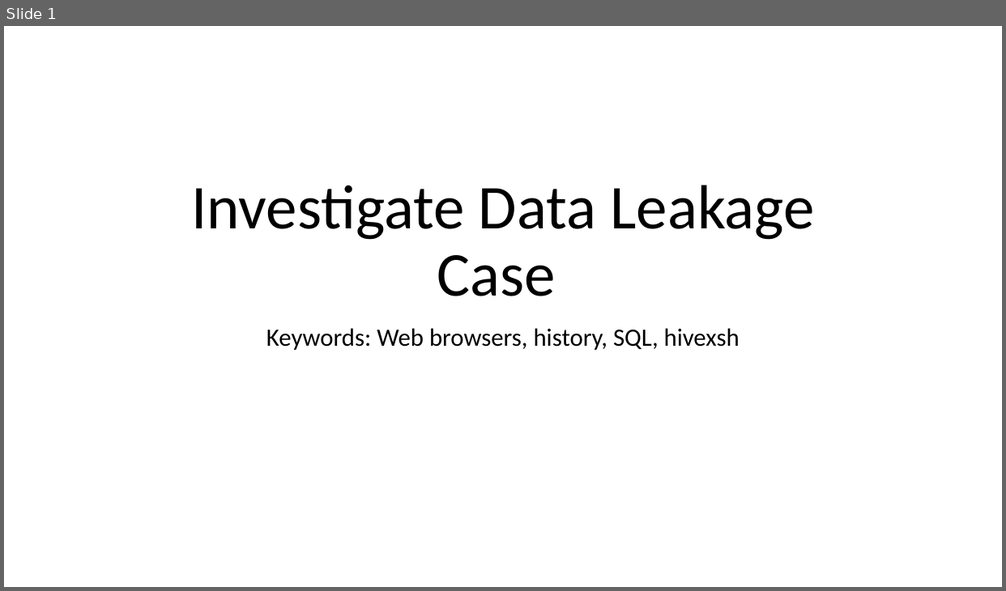
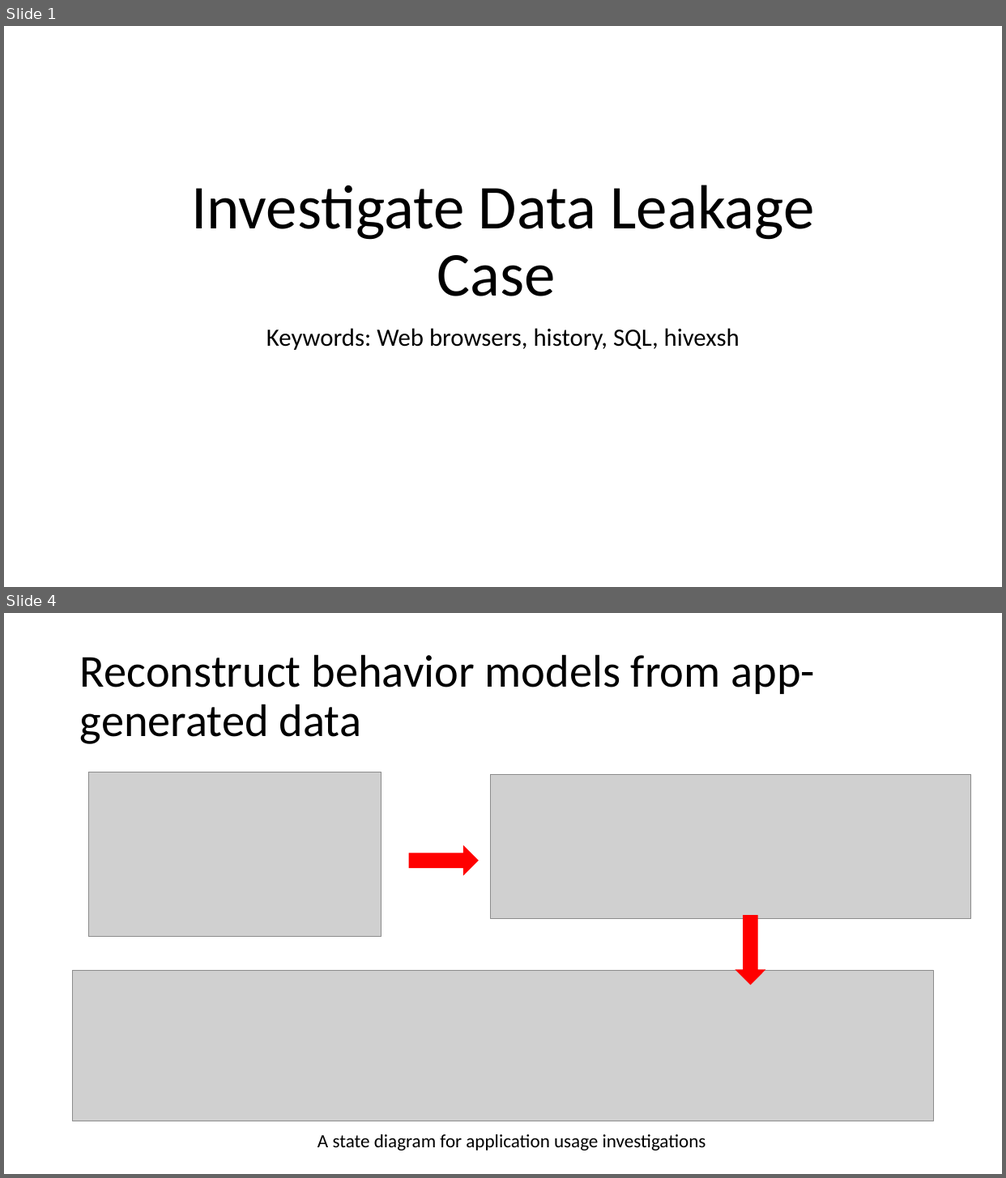
Before and after one commit to frankwxu/digital-forensics-lab, a slide deck: NIST_Data_Leakage_Case/NIST_Data_Leakage_03_WebHistory_SQL.pptx. Shown one above the other, each under a label of ours: slide 1 before the commit, slides 1 and 4 after it; the slides between them are not shown. The pictures are 1006x591 and 1006x1178 pixels, drawn with LibreOffice and Linux fonts; fonts in the diff are those of the drawing; grey boxes stand for pictures; background and template pictures are left out. Boxes give left, top, right and bottom in pixels: in the first picture for what was removed or moved away, otherwise in the second. Text is boxed around its words. In the diff, an @@ line names an element or a change of style, - is before the commit and + after.

Commit message:
upload browser history for nist_data_leakage_03_WebHistory

```diff
--- a/NIST_Data_Leakage_Case/NIST_Data_Leakage_03_WebHistory_SQL.pptx
+++ b/NIST_Data_Leakage_Case/NIST_Data_Leakage_03_WebHistory_SQL.pptx
@@ slide 4 added at (4,613,1002,1174), background #FFFFFF @@
@@ title added at (80,654,816,744), 44 pt, text #000000 @@
+Reconstruct behavior models from app-generated data
@@ picture added at (88,772,381,936) @@
@@ picture added at (491,775,970,919) @@
@@ right arrow added at (409,846,478,875), fill #FF0000, outline #FF0000 1 pt @@
@@ right arrow added at (736,916,765,985), fill #FF0000, outline #FF0000 1 pt @@
@@ picture added at (73,970,934,1122) @@
@@ text added at (317,1135,706,1151), 18 pt, text #000000 @@
+A state diagram for application usage investigations
```
Also in this commit, not shown: 4 slides changed, 1 slide removed, 3 other files.
